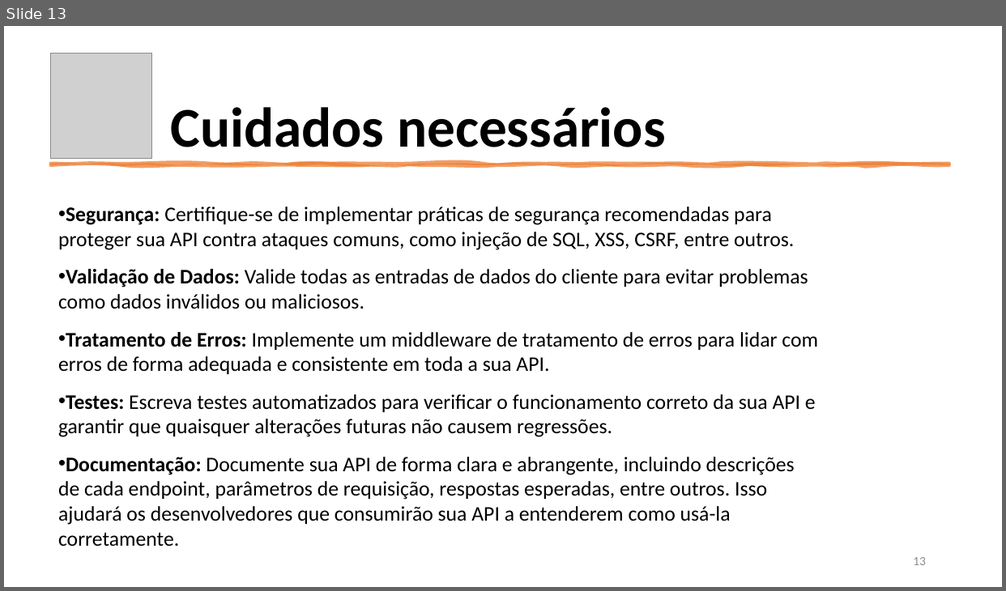
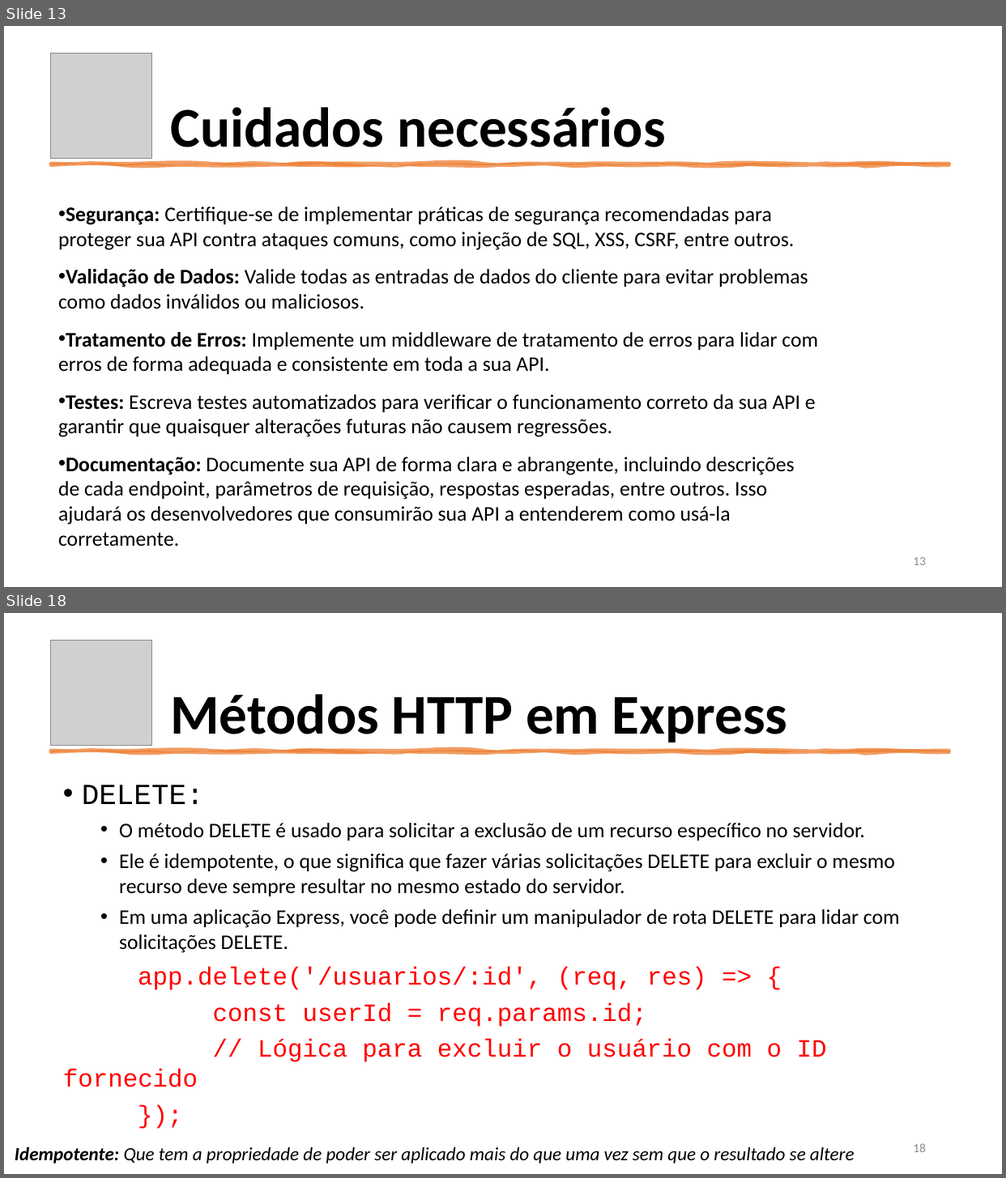
Before and after one commit to aclaytonbr/cursos, a slide deck: API/aulas/parte2/aula9/introducao_express.pptx. Shown one above the other, each under a label of ours: slide 13 before the commit, slides 13 and 18 after it; the slides between them are not shown. The pictures are 1006x591 and 1006x1178 pixels, drawn with LibreOffice and Linux fonts; fonts in the diff are those of the drawing; grey boxes stand for pictures. Boxes give left, top, right and bottom in pixels: in the first picture for what was removed or moved away, otherwise in the second. Text is boxed around its words. In the diff, an @@ line names an element or a change of style, - is before the commit and + after.

```diff
--- a/API/aulas/parte2/aula9/introducao_express.pptx
+++ b/API/aulas/parte2/aula9/introducao_express.pptx
@@ slide 18 added at [4,613,1002,1174], background #FFFFFF @@
@@ picture added at [51,640,152,746] @@
@@ title added at [170,694,788,747], 54 pt, text #000000, bold @@
+Métodos HTTP em Express
@@ freeform shape added at [51,751,949,752], fill #ED7D31 at 75% opacity, outline #ED7D31 3.5 pt @@
@@ text added at [63,785,900,1088], 20 pt, text #000000 @@
+• DELETE:
+  • O método DELETE é usado para solicitar a exclusão de um recurso específico no servidor.
+  • Ele é idempotente, o que significa que fazer várias solicitações DELETE para excluir o mesmo recurso deve sempre resultar no mesmo estado do servidor.
+  • Em uma aplicação Express, você pode definir um manipulador de rota DELETE para lidar com solicitações DELETE.
+app.delete('/usuarios/:id', (req, res) => {
+const userId = req.params.id;
+// Lógica para excluir o usuário com o ID fornecido
+});
@@ text added at [15,1147,854,1164], 18 pt, text #000000, italic @@
+Idempotente: Que tem a propriedade de poder ser aplicado mais do que uma vez sem que o resultado se altere
@@ page number added at [913,1144,926,1152], 12 pt, text #8C8C8C @@
+18
```
Also in this commit, not shown: 2 slides changed, 17 other slides added, 19 other files.
